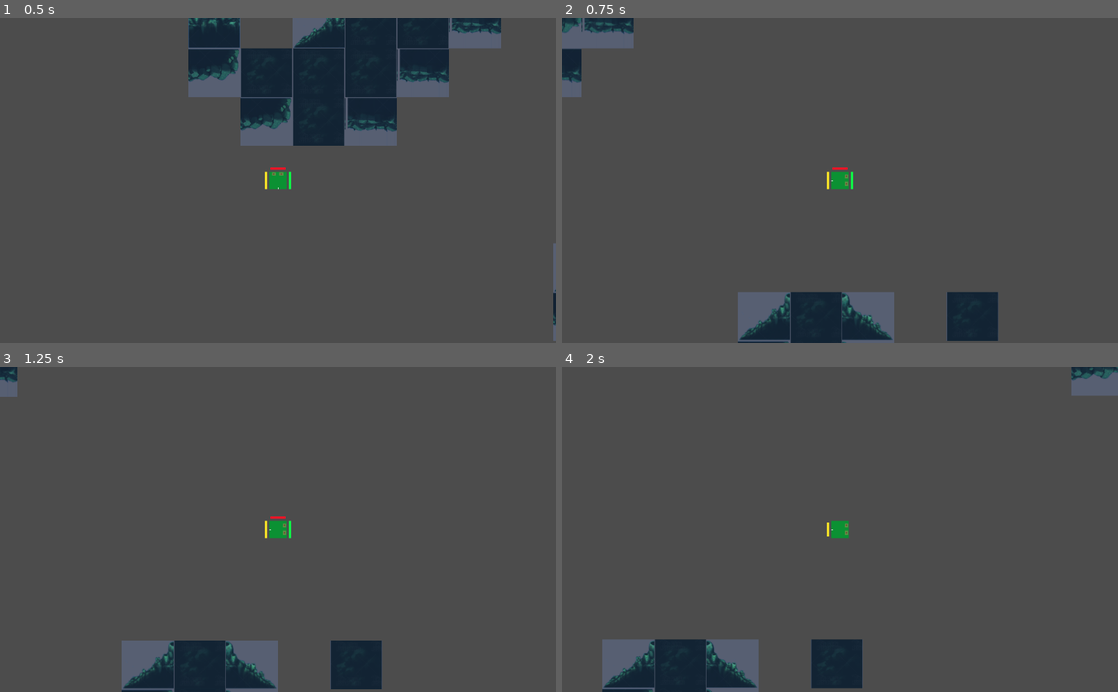
Above: before the commit, frames 1-4 (two rows, left to right).
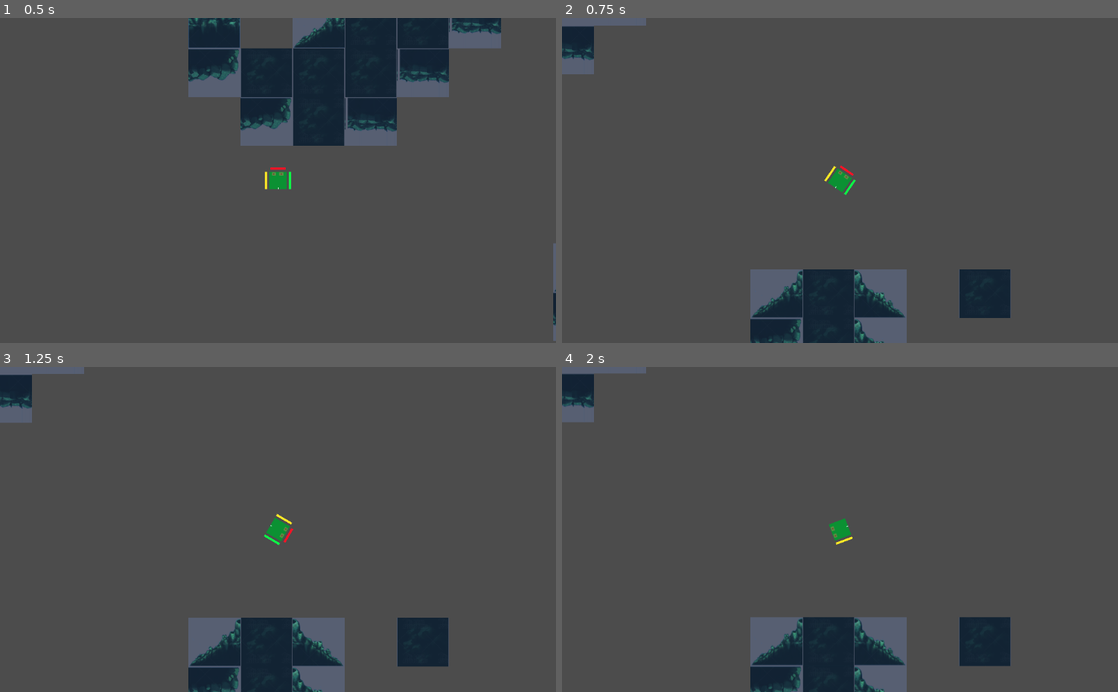
Above: after the commit, the same moments.

Repository: thealeksandrk/Dig-Spore-or-Terraria
Game: Godot game, scene res://1_Cell/Scenes/Cell_time.tscn
Two runs of this game, one before a commit and one after it. Both use one fixed random seed, a clock stepped at 60 frames per second and the inputs below.
Inputs (mouse positions are in pixels of both pictures, inside the frame that each line leads up to):
- Up to frame 1 (0.5 s): no input
- Up to frame 2 (0.75 s): move the mouse to (962, 164) at 0.52 s; hold D (playerright) from 0.53 s (still down); hold Space (playerjump) from 0.53 s (still down); click (962, 164) at 0.67 s
- Up to frame 3 (1.25 s): keep holding D (playerright); keep holding Space (playerjump)
- Up to frame 4 (2 s): keep holding D (playerright); move the mouse to (728, 545) at 1.27 s; release Space (playerjump) at 1.28 s; tap Space (playerjump) at 1.35, 1.52, 1.82 s

Frame 1 is identical in both runs. In frame 2, 8.0% of the frame differs, in the area x 0-81%, y 0-100%; in frame 3, 11%; in frame 4, 13%, in the area x 0-100%, y 0-100%.

Commit message:
Add files via upload

Diff:
--- a/Dig or Terraria/1_Cell/Scripts/Bodyes.gd
+++ b/Dig or Terraria/1_Cell/Scripts/Bodyes.gd
@@ -20,15 +20,19 @@
 var SPEED : int = 100
 var max_speed:int = 400
 var velocity = Vector2()
+var rotation_speed=1.5
+var distance_to_player
+var direction=0
 
 const FLEE_DISTANCE = 2500
 const CHASE_DISTANCE = 3000
 const BITE_DISTANCE = 50
 var last_bite_time = 0
 
+const Pi=3.14159265
+
 onready var player = get_node("/root/Cell_time/Cell_player")
-var distance_to_player
-var direction
+
 
 var specs : Array = []
 var special_spec
@@ -50,7 +54,7 @@
 
 
 		else:
-			velocity = Vector2()
+			self.velocity = Vector2()
 		if distance_to_player < BITE_DISTANCE and can_bite():
 			bite(distance_to_player)
 
@@ -60,13 +64,21 @@
 			player.energy=player.max_energy
 			if self.max_hp*1.5>player.max_hp :
 				player.max_hp+=self.max_hp/10
-	velocity.y+=gravity*delta
-	move_and_slide(velocity)
+
+
+		self.rotation = lerp_angle(self.rotation, self.direction-Pi/2, delta * self.rotation_speed)
+		self.velocity = Vector2(self.SPEED, 0).rotated(self.rotation-Pi/2)
+
+	else : self.rotation += self.direction * delta
+
+	self.velocity.y+=gravity*delta
+	self.velocity = move_and_slide(self.velocity)
+
 
 	if (self.velocity.x>-40 and self.velocity.x<40) and (self.velocity.y>-40 and self.velocity.y<40):
 		self.energy+=2
 	elif (self.velocity.x<-90 or self.velocity.x>90) or (self.velocity.y<-90 or self.velocity.y>90):
-		self.energy-=self.SPEED*0.01*400/self.max_speed
+		self.energy-=self.SPEED*0.007*400/self.max_speed
 
 	if self.energy<10:
 		self.SPEED-=self.SPEED*0.1
@@ -116,13 +128,15 @@
 
 func flee():
 	# Убегание от игрока
-	direction = (position - player.position).normalized()
-	velocity = direction * SPEED
+	self.direction = player.position - self.position
+	self.direction=atan2(self.direction.y, self.direction.x)
 
 func chase():
 	# Преследование игрока
-	var direction = (player.position - position).normalized()
-	velocity = direction * SPEED
+	self.direction =  self.position - player.position
+	self.direction=atan2(self.direction.y, self.direction.x)
+
+
 
 func bite(distance_to_player):
 	if distance_to_player < BITE_DISTANCE/1.2: # проверяем, достаточно ли близко враг
--- a/Dig or Terraria/1_Cell/Scripts/Cell_player.gd
+++ b/Dig or Terraria/1_Cell/Scripts/Cell_player.gd
@@ -1,6 +1,9 @@
 extends "res://1_Cell/Scripts/Bodyes.gd"
 
 onready var imagePlayer = get_node("Cell_player_sprite")
+
+var player_direction=Vector2()
+
 
 
 func _ready():
@@ -9,40 +12,23 @@
 	set_start_bars(self.hp, self.max_hp, self.energy, self.max_energy, self.food, self.max_food)
 	self.SPEED=200
 	self.max_speed=800
+	self.rotation_speed=3
+
+func get_input():
+	self.direction = 0
+	self.velocity = Vector2()
+	if Input.is_action_pressed("playerright"):
+		self.direction += self.rotation_speed
+	if Input.is_action_pressed("playerleft"):
+		self.direction -= self.rotation_speed
+	if Input.is_action_pressed("playerdown"):
+		self.velocity = Vector2(-self.SPEED, 0).rotated(self.rotation-Pi/2)
+	if Input.is_action_pressed("playerup"):
+		self.velocity = Vector2(self.SPEED, 0).rotated(self.rotation-Pi/2)
+
 
 func _physics_process(delta):
-	self.velocity.x=0
-	self.velocity.y=0
-
-	if Input.is_action_pressed("playerleft"):
-		self.velocity.x-=self.SPEED
-	elif Input.is_action_pressed("playerright"):
-		self.velocity.x+=self.SPEED
-	if Input.is_action_pressed("playerup"):
-		self.velocity.y-=self.SPEED
-	elif Input.is_action_pressed("playerdown"):
-		self.velocity.y+=self.SPEED
-
-	if Input.is_action_pressed("playerjump") and is_on_floor():
-		pass
-
-
-	if self.velocity.x<0 and self.velocity.y==0:
-		imagePlayer.rotation_degrees=270
-	elif self.velocity.x<0 and self.velocity.y<0:
-		imagePlayer.rotation_degrees=315
-	elif self.velocity.x==0 and self.velocity.y<0:
-		imagePlayer.rotation_degrees=0
-	elif self.velocity.x<0 and self.velocity.y>gravity:
-		imagePlayer.rotation_degrees=225
-	elif self.velocity.x>0 and self.velocity.y<0:
-		imagePlayer.rotation_degrees=45
-	elif self.velocity.x>0 and self.velocity.y==0:
-		imagePlayer.rotation_degrees=90
-	elif self.velocity.x>0 and self.velocity.y>gravity:
-		imagePlayer.rotation_degrees=135
-	elif self.velocity.x==0 and 0<self.velocity.y and self.velocity.y<=gravity:
-		imagePlayer.rotation_degrees=180
+	get_input()
 
 	if self.hp<=0:
 		_die()
--- a/Dig or Terraria/1_Cell/Scripts/Cell_time.gd
+++ b/Dig or Terraria/1_Cell/Scripts/Cell_time.gd
@@ -1,6 +1,6 @@
 extends Node2D
 
-const MAX_ENEMIES = 20 # максимальное количество противников
+const MAX_ENEMIES = 10 # максимальное количество противников
 const ENEMY_SCENE_PATH = ["res://1_Cell/Scenes/Cell_Enemy_herbivor_0.tscn",
 "res://1_Cell/Scenes/Cell_Enemy_predator_0.tscn"] # путь к файлу сцены противника
 
